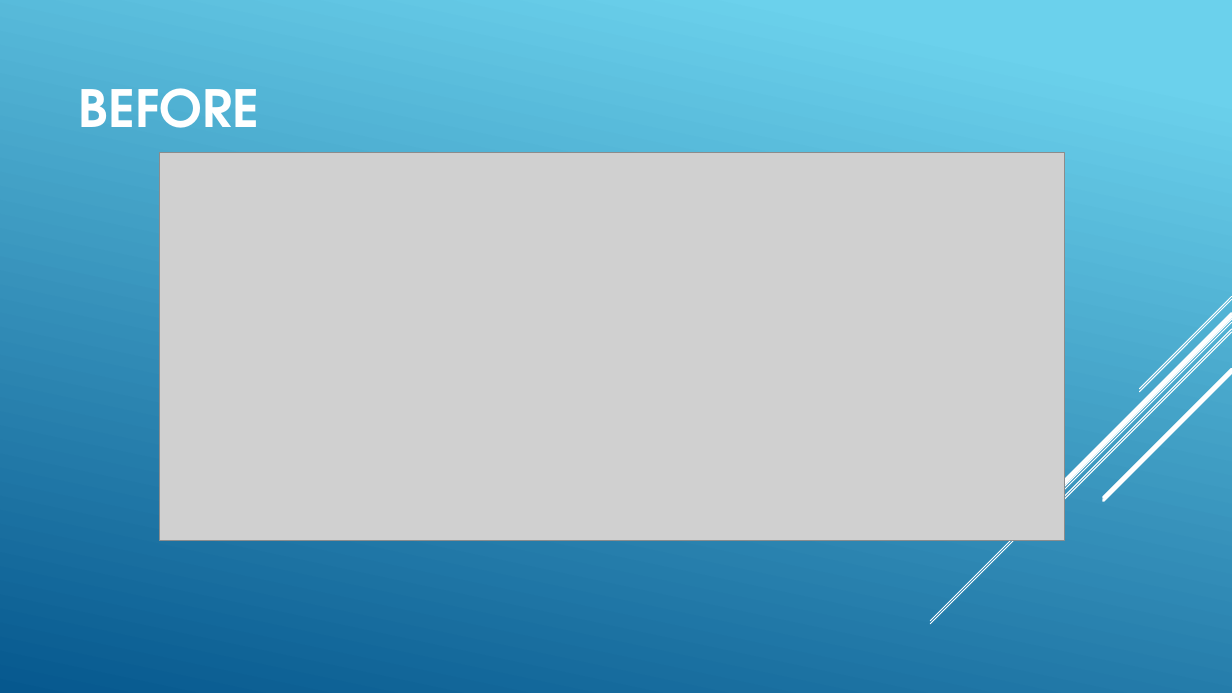
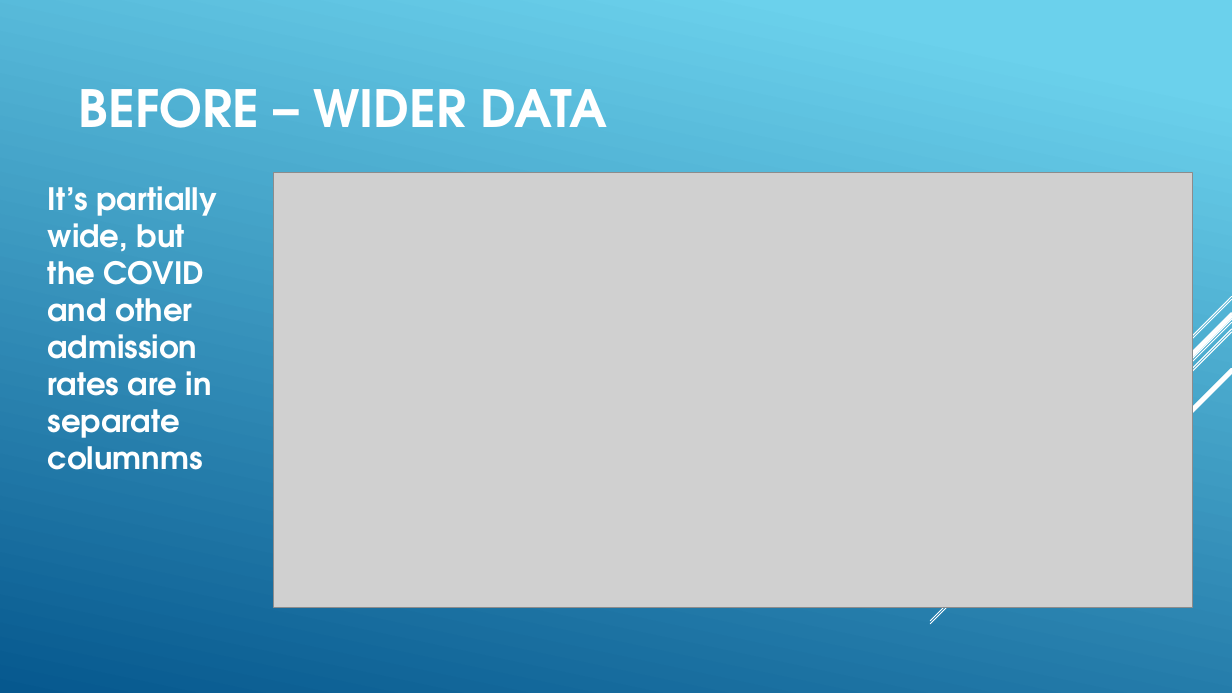
Before and after one commit to BarryDeCicco/AARUG-Presentation-2022_10_18, a slide deck: slide 32 of AARUG 2022_10_18 How to Make Plots with GGplot.pptx. Drawn at 1232x693 pixels with LibreOffice and Linux fonts; fonts in the diff are those of the drawing; grey boxes stand for pictures. Boxes give left, top, right and bottom in pixels: in the first picture for what was removed or moved away, otherwise in the second. Text is boxed around its words. In the diff, an @@ line names an element or a change of style, - is before the commit and + after.

Commit message:
Ready to go.

```diff
--- a/AARUG 2022_10_18 How to Make Plots with GGplot.pptx
+++ b/AARUG 2022_10_18 How to Make Plots with GGplot.pptx
@@ title at <box>79,88,608,128</box>: text changed @@
-BEFORE
+BEFORE – WIDER DATA
@@ picture: place and size @@
-picture at <box>159,152,1064,542</box>
+picture at <box>274,173,1192,607</box>
@@ text added at <box>48,186,218,470</box>, 24 pt, text #FFFFFF, bold @@
+It’s partially wide, but the COVID and other admission rates are in separate columnms
```
Also in this commit, not shown: 6 other slides changed.
